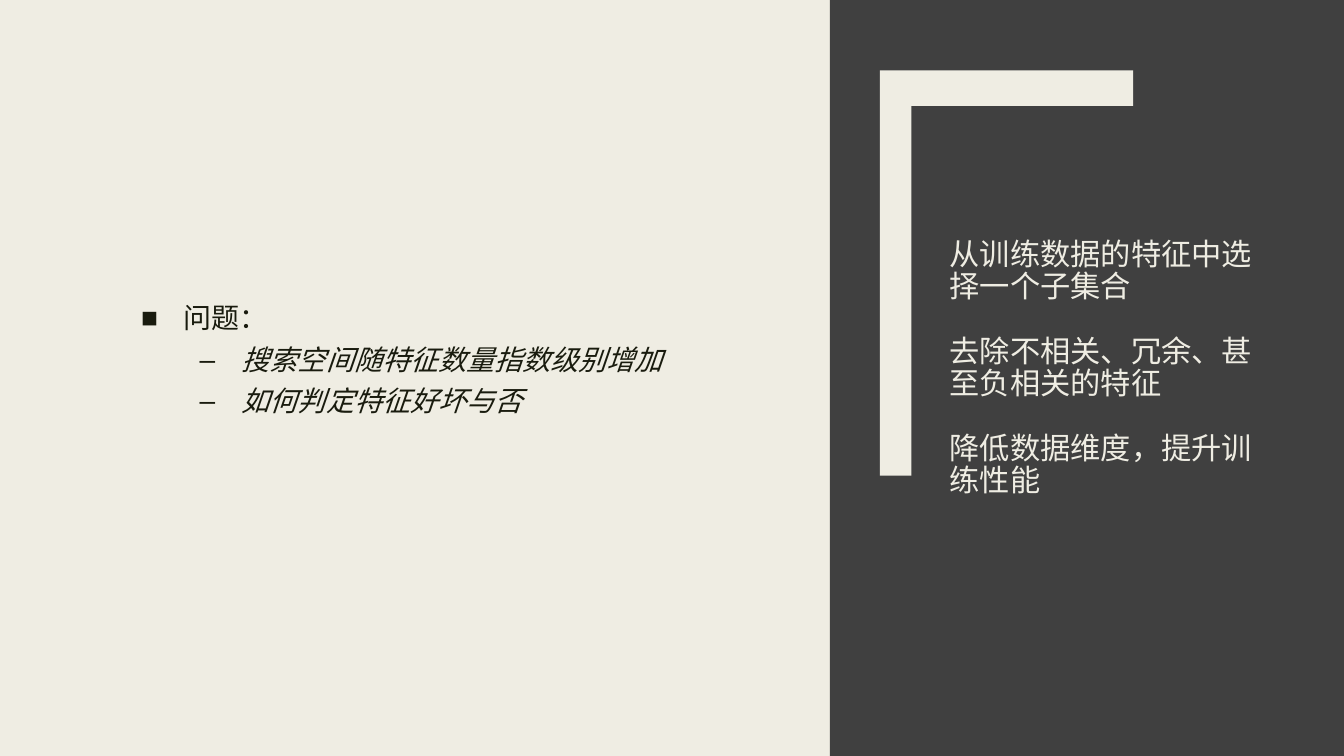
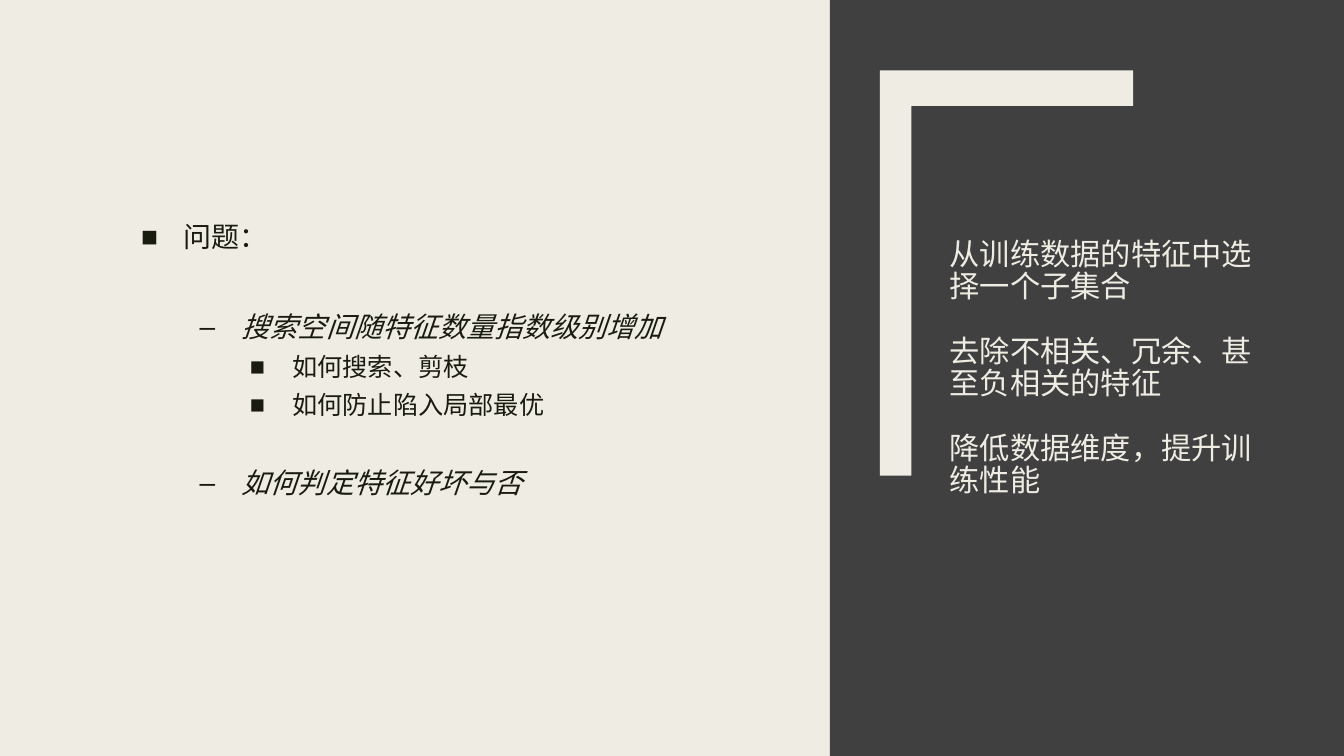
Before and after one commit to WNJXYK/JLU_FeatureSelection, a slide deck: slide 2 of Doc/Pre.pptx. Drawn at 1344x756 pixels with LibreOffice and Linux fonts; fonts in the diff are those of the drawing. Boxes give left, top, right and bottom in pixels: in the first picture for what was removed or moved away, otherwise in the second. Text is boxed around its words. In the diff, an @@ line names an element or a change of style, - is before the commit and + after.

```diff
--- a/Doc/Pre.pptx
+++ b/Doc/Pre.pptx
@@ text at (x1=292, y1=354, x2=544, y2=416): paragraphs added @@
+    ■ 如何搜索、剪枝
+    ■ 如何防止陷入局部最优
```
Also in this commit, not shown: 1 other slide changed, 7 slides added, 2 other files.
